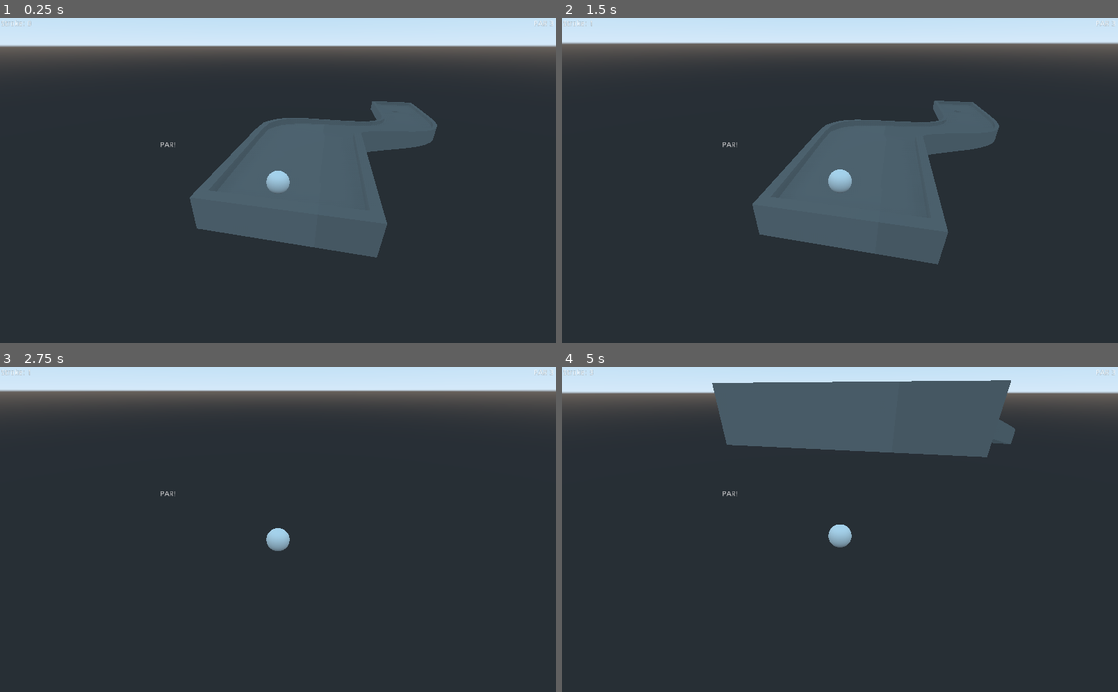
Above: before the commit, frames 1-4 (two rows, left to right).
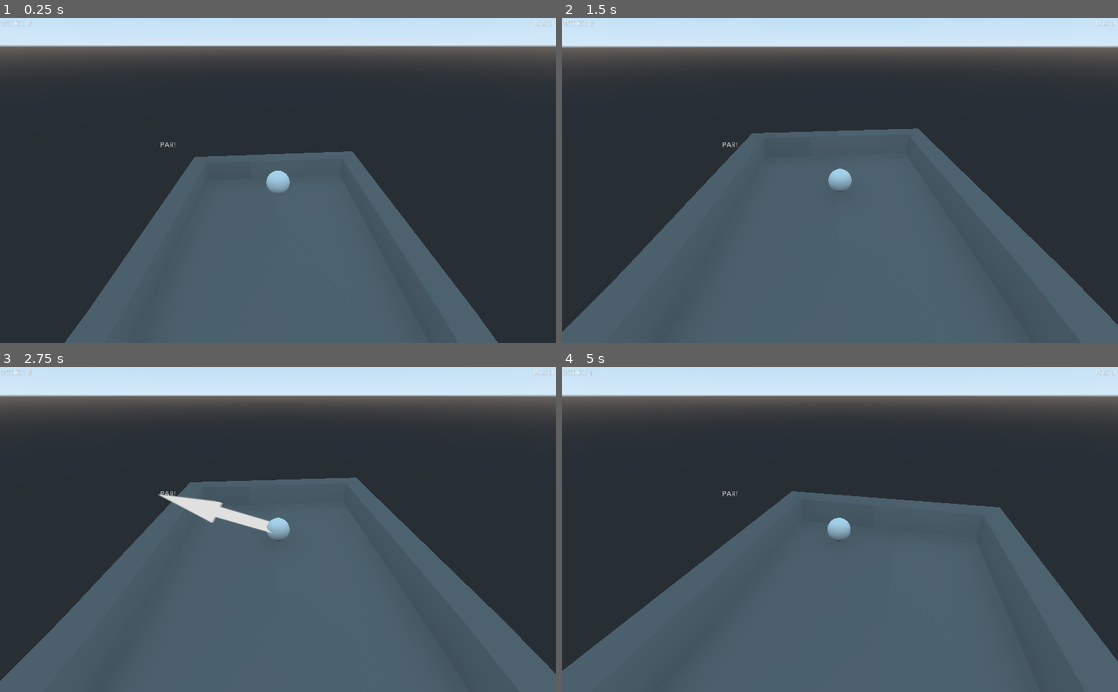
Above: after the commit, the same moments.

Repository: SlashScreen/golf
Game: Godot game, scene res://Levels/test_level.tscn
Same seed, same stepped clock (60 frames per second), same inputs: the game is played once before the commit and once after it.
Inputs (mouse positions are in pixels of both pictures, inside the frame that each line leads up to):
- Up to frame 1 (0.25 s): no input
- Up to frame 2 (1.5 s): move the mouse to (962, 164) at 0.52 s; click (962, 164) at 0.67 s; move the mouse to (728, 196) at 1.27 s; click (728, 196) at 1.42 s
- Up to frame 3 (2.75 s): move the mouse to (333, 458) at 2.02 s; click (333, 458) at 2.17 s
- Up to frame 4 (5 s): move the mouse to (812, 594) at 2.77 s; click (812, 594) at 2.92 s; move the mouse to (1006, 578) at 3.52 s; click (1006, 578) at 3.67 s; move the mouse to (673, 480) at 4.27 s; click (673, 480) at 4.42 s

The runs differ from the first frame. In frame 1, 26% of the frame differs, in the area x 11-90%, y 25-100%; in frame 2, 37%; in frame 3, 46%; in frame 4, 54%, in the area x 0-100%, y 0-100%.

Commit message:
Got multiple holes working. TODO: Cleanup, detect last hole, new test maps, create design document for holes.

Diff:
--- a/Levels/levels.json
+++ b/Levels/levels.json
@@ -13,7 +13,7 @@
 			},
 			"1":{
 				"par":3,
-				"origin":{"x":0,"y":0,"z":0}
+				"origin":{"x":-34,"y":0,"z":0}
 			}
 		}
 
--- a/Levels/test_level.tscn
+++ b/Levels/test_level.tscn
@@ -1,25 +1,41 @@
-[gd_scene load_steps=7 format=2]
+[gd_scene load_steps=8 format=2]
 
 [ext_resource path="res://Objects/Golf_Ball_Obj.tscn" type="PackedScene" id=1]
-[ext_resource path="res://Objects/Course.tscn" type="PackedScene" id=2]
-[ext_resource path="res://assets/models/maps/testcourse2.obj" type="ArrayMesh" id=3]
-[ext_resource path="res://Objects/Kill_Volume.tscn" type="PackedScene" id=4]
-[ext_resource path="res://Objects/Golf_Hole_Volume.tscn" type="PackedScene" id=5]
-[ext_resource path="res://Objects/HUD.tscn" type="PackedScene" id=6]
+[ext_resource path="res://Objects/HUD.tscn" type="PackedScene" id=2]
+[ext_resource path="res://Objects/Course.tscn" type="PackedScene" id=3]
+[ext_resource path="res://assets/models/maps/testcourse2.obj" type="ArrayMesh" id=4]
+[ext_resource path="res://Objects/Kill_Volume.tscn" type="PackedScene" id=5]
+[ext_resource path="res://Objects/Golf_Hole_Volume.tscn" type="PackedScene" id=6]
+[ext_resource path="res://assets/models/maps/testcourse.obj" type="ArrayMesh" id=7]
 
 [node name="level" type="Spatial"]
 
 [node name="Golf_Ball_Obj" parent="." instance=ExtResource( 1 )]
 transform = Transform( -4.37503e-08, 0, -1.00089, 0, 1.00089, 0, 1.00089, 0, -4.37503e-08, 1.48889, -4.76837e-07, 0.425831 )
 
-[node name="Course" parent="." instance=ExtResource( 2 )]
+[node name="HUD" parent="." instance=ExtResource( 2 )]
+
+[node name="0" type="Spatial" parent="."]
+
+[node name="Course" parent="0" instance=ExtResource( 3 )]
 transform = Transform( 1.97147, 0, 0, 0, 1.97147, 0, 0, 0, 1.97147, 2.36525, -1.60759, 0 )
-mesh_path = ExtResource( 3 )
+mesh_path = ExtResource( 4 )
 
-[node name="Kill_Volume" parent="." instance=ExtResource( 4 )]
+[node name="Kill_Volume" parent="0" instance=ExtResource( 5 )]
 transform = Transform( 33.8851, 0, 0, 0, 1, 0, 0, 0, 33.8851, 0, -9.94058, 0 )
 
-[node name="Golf_Hole_Volume" parent="." instance=ExtResource( 5 )]
+[node name="Golf_Hole_Volume" parent="0" instance=ExtResource( 6 )]
 transform = Transform( 1, 0, 0, 0, 1, 0, 0, 0, 1, 22.295, -4.13872, 7.28103 )
 
-[node name="HUD" parent="." instance=ExtResource( 6 )]
+[node name="1" type="Spatial" parent="."]
+transform = Transform( 1, 0, 0, 0, 1, 0, 0, 0, 1, -34.2787, 0, 0 )
+
+[node name="Course" parent="1" instance=ExtResource( 3 )]
+transform = Transform( 1.97147, 0, 0, 0, 1.97147, 0, 0, 0, 1.97147, 2.36525, -1.60759, 0 )
+mesh_path = ExtResource( 7 )
+
+[node name="Kill_Volume" parent="1" instance=ExtResource( 5 )]
+transform = Transform( 33.8851, 0, 0, 0, 1, 0, 0, 0, 33.8851, 0, -9.94058, 0 )
+
+[node name="Golf_Hole_Volume" parent="1" instance=ExtResource( 6 )]
+transform = Transform( 1, 0, 0, 0, 1, 0, 0, 0, 1, 22.295, -4.13872, 7.28103 )
--- a/Scripts/Golf_Ball.gd
+++ b/Scripts/Golf_Ball.gd
@@ -6,11 +6,13 @@
 #moving = moving
 var should_move = false
 var nextLocation = Vector3(0,0,0)
+onready var game_vars = get_node("/root/Signal_Router").gameVars
 
 func _ready():
 	#Load textures and things later
 	get_tree().get_root().get_node("Signal_Router").connect("move_ball",self,"_on_move_ball")
-	get_parent().get_parent().get_node("Kill_Volume").get_node("Area").connect("oob",self,"_on_oob")
+	get_tree().get_root().get_node("Signal_Router").connect("on_oob",self,"_on_oob")
+
 
 func _process(delta):
 	#TODO: make less finicky.
--- a/Scripts/HUD.gd
+++ b/Scripts/HUD.gd
@@ -4,7 +4,7 @@
 signal gamewon
 
 func _ready():
-	get_parent().get_node("Golf_Hole_Volume").get_node("Hole_Area").connect("ball_in_hole",self,"_on_hole")
+	get_tree().get_root().get_node("Signal_Router").connect("on_won",self,"_on_hole")
 
 func _process(delta): #set text
 	get_node("Stroke").set_text("Stroke: "+str(game_vars.currentScore))
@@ -32,4 +32,4 @@
 	elif rel >= 2:
 		text = "Eagle!"
 	get_node("Victory").set_text(text)
-	emit_signal("gamewon")
+	#emit_signal("gamewon")
--- a/Scripts/Signal_Router.gd
+++ b/Scripts/Signal_Router.gd
@@ -5,8 +5,11 @@
 export var gameVars = {}
 onready var file = File.new()
 var levels
+onready var baseScene = get_parent().get_node("level")
 
 signal move_ball(vec)
+signal on_oob
+signal on_won
 
 func _ready():
 	file.open("res://Levels/levels.json",File.READ)
@@ -20,10 +23,10 @@
 	gameVars.map = "test"
 	print(levels[gameVars.map].info.name)
 
-	var baseScene = get_parent().get_node("level")
 	#baseScene.get_node("Golf_Hole_Volume").get_node("Hole_Area").connect("ball_in_hole",self,"_on_in_hole")
-	baseScene.get_node("HUD").connect("gamewon",self,"_on_game_won")
-	baseScene.get_node("Kill_Volume").get_node("Area").connect("oob",self,"on_oob")
+	#baseScene.get_node("HUD").connect("gamewon",self,"_on_game_won")
+	baseScene.get_node(str(gameVars.hole)).get_node("Kill_Volume").get_node("Area").connect("oob",self,"on_oob")
+	baseScene.get_node(str(gameVars.hole)).get_node("Golf_Hole_Volume").get_node("Hole_Area").connect("ball_in_hole",self,"on_game_won")
 ###SCORE FUNCTIONS###
 func new_hole(): #todo: add hole with json data n all that
 	print("New Hole")
@@ -32,6 +35,8 @@
 	gameVars.scorecard.append(gameVars.currentScore) #add to card
 	gameVars.currentScore = 0 #reset stroke
 	gameVars.hole += 1
+	baseScene.get_node(str(gameVars.hole)).get_node("Kill_Volume").get_node("Area").connect("oob",self,"on_oob")
+	baseScene.get_node(str(gameVars.hole)).get_node("Golf_Hole_Volume").get_node("Hole_Area").connect("ball_in_hole",self,"on_game_won")
 	var o = (levels[gameVars.map].holes[str(gameVars.hole)].origin)
 	emit_signal("move_ball",Vector3(o.x,o.y,o.z))
 
@@ -42,8 +47,10 @@
 ###SIGNAL PROCESSING###
 func on_oob():
 	gameVars.currentScore += 1
+	emit_signal("on_oob")
 	print("Out Of Bounds!!!")
 
-func _on_game_won(): #todo: win
+func on_game_won(): #todo: win
 	print("In Hole!")
+	emit_signal("on_won")
 	new_hole()
